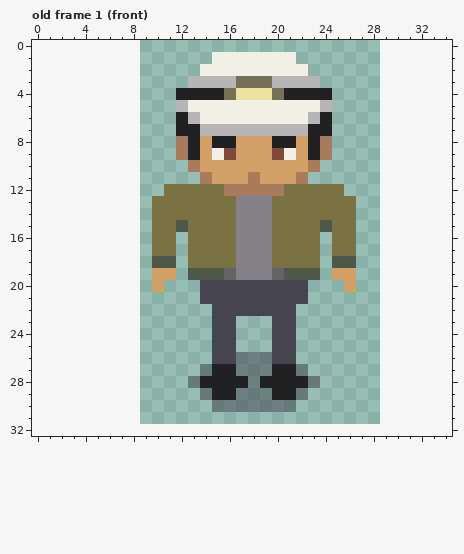
Two versions of one pixel-art file, MiniJam-Deception/Sprites/main-character-normal.aseprite. The picture above was drawn from the file before the commit.
20x32 pixels, 16 frames. Colours within 5 levels of each other are drawn and written as one. Shown: old frame 1 (front). The old version is drawn lined up with the new one, on the new canvas. The commit also changed other frames, which this record leaves out.
After:
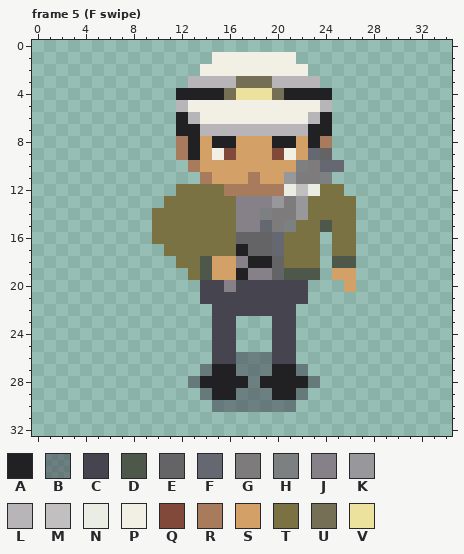
Palette (. is transparent): A #212123  B #45444f81  C #45444f  D #4e584a  E #646365  F #656870  G #7d7b7b  H #7d8081  J #868188  K #97979c  L #b8b5b9  M #c2bfc0  N #eaede4  P #f2f0e5  Q #80493a  R #a77b5b  S #d3a068  T #7b7243  U #757055  V #ede19e
A new or re-ordered frame is compared with the old frame closest to it.
What changed:
canvas 20x32 -> 35x33, the old top-left corner now at 9,0
frames 16 -> 36
Frame 5 (F swipe) is new; against old frame 1 (front):
The author changed colour J to colour A in row 17 at x 17; in row 18 at x 18 to 19; in row 19 at x 17.
The author changed colour T to colour D in row 18 at x 14.
The author changed colour J to colour E in row 16 at x 17 to 19; in row 17 at x 18 to 19.
The author changed colour R to colour E in row 9 at x 24.
The author changed colour T to colour E in row 18 at x 20.
Colour F now appears in row 10 at x 24 to 25.
The author changed colour A to colour F in row 9 at x 23.
The author changed colour J to colour F in row 15 at x 19.
The author changed colour T to colour F in rows 16 to 17 at x 20.
Colour G now appears in row 11 at x 23.
The author changed colour R to colour G in row 10 at x 23; in row 11 at x 22.
The author changed colour T to colour G in row 13 at x 21; in row 14 at x 20 to 21; in row 15 at x 20.
Colour H now appears in row 11 at x 24.
The author changed colour J to colour H in row 14 at x 19.
The author changed colour S to colour H in row 10 at x 22.
The author changed colour T to colour H in row 15 at x 21.
The author changed colour C to colour J in row 20 at x 16.
The author changed colour S to colour K in row 11 at x 21.
The author changed colour T to colour K in row 13 at x 20 and 22; in row 14 at x 22.
The author changed colour T to colour M in row 12 at x 22.
The author changed colour T to colour N in row 12 at x 21 and 23.
The author changed colour D to colour S in row 19 at x 15.
The author changed colour E to colour S in row 19 at x 16.
The author changed colour T to colour S in row 18 at x 15 to 16.
Colour T now appears in rows 16 to 18 at x 12.
The author changed colour D to colour T in row 15 at x 12; in row 19 at x 13.
Colour D is removed in row 18 at x 10 to 11.
Colour S is removed in row 19 at x 10 to 11; in row 20 at x 10.
Colour T is removed in row 12 at x 11; in row 13 at x 10; in row 17 at x 10.
